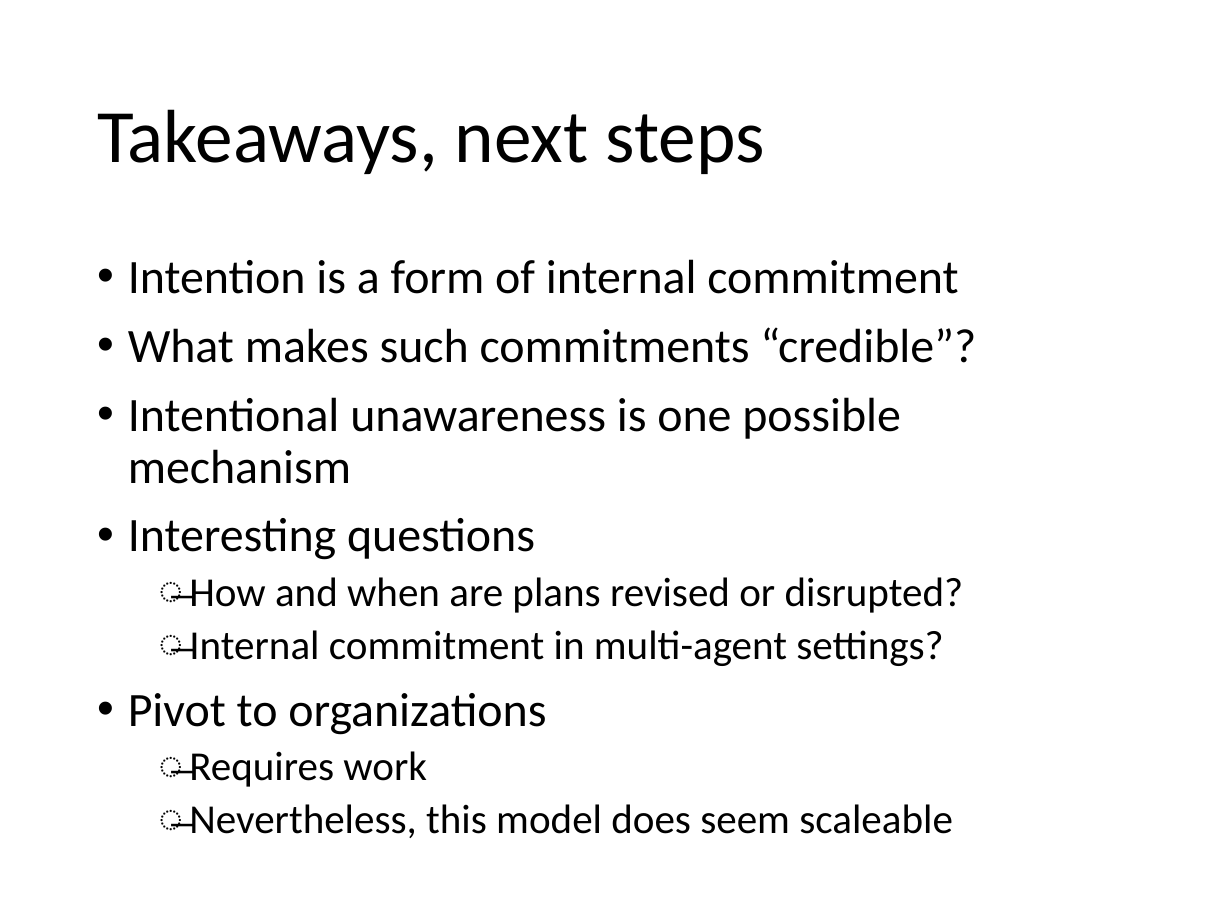
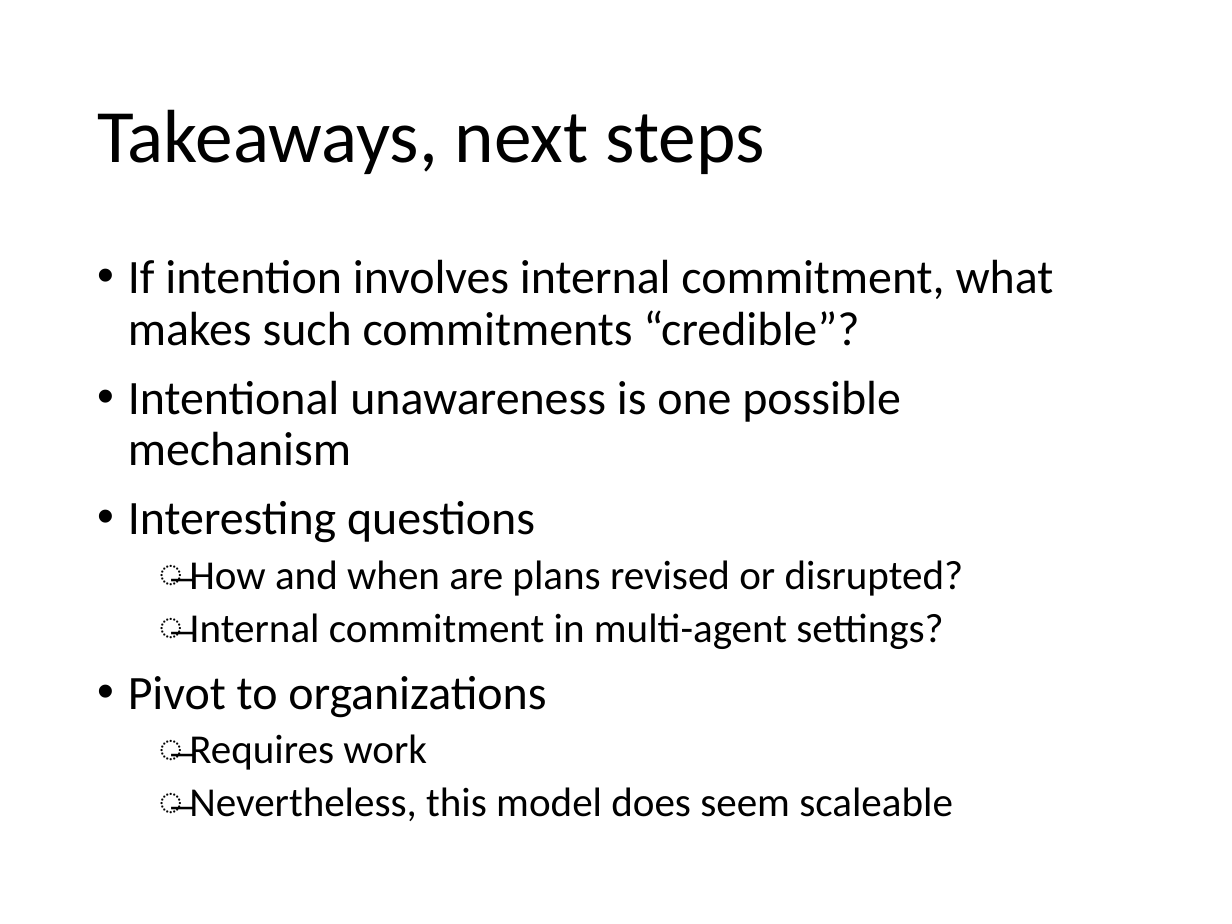
Before and after one commit to mdryall/Epstein-Ryall-Project-1, a slide deck: slide 16 of Preso_Mats/Game theory and intentions for SO2021 2.pptx (slide 18 before the commit). Drawn at 1232x924 pixels with LibreOffice and Linux fonts; fonts in the diff are those of the drawing. Boxes give left, top, right and bottom in pixels: in the first picture for what was removed or moved away, otherwise in the second. Text is boxed around its words. In the diff, an @@ line names an element or a change of style, - is before the commit and + after.

```diff
--- a/Preso_Mats/Game theory and intentions for SO2021 2.pptx
+++ b/Preso_Mats/Game theory and intentions for SO2021 2.pptx
@@ text at (x1=128, y1=259, x2=1054, y2=346): text changed @@
-• Intention is a form of internal commitment
-• What makes such commitments “credible”?
+• If intention involves internal commitment, what makes such commitments “credible”?
```
Also in this commit, not shown: 9 other slides changed, 2 slides removed.
